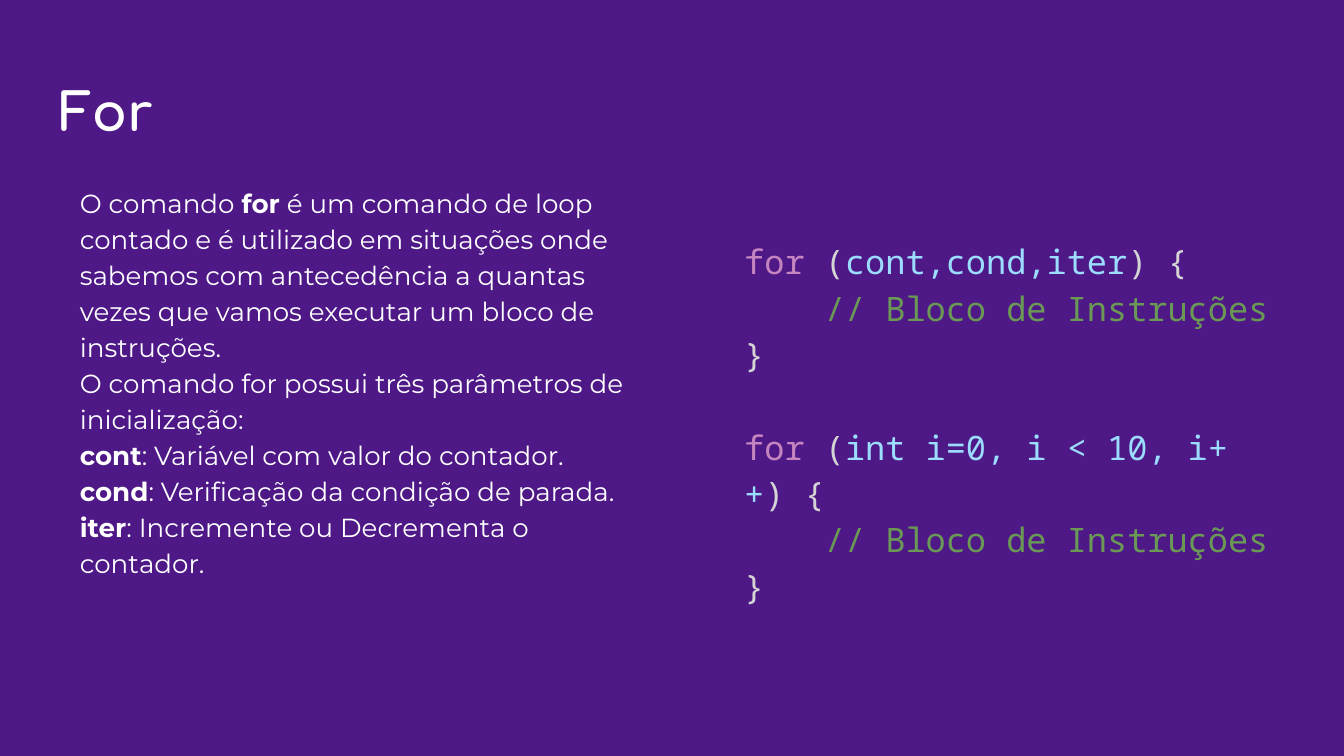
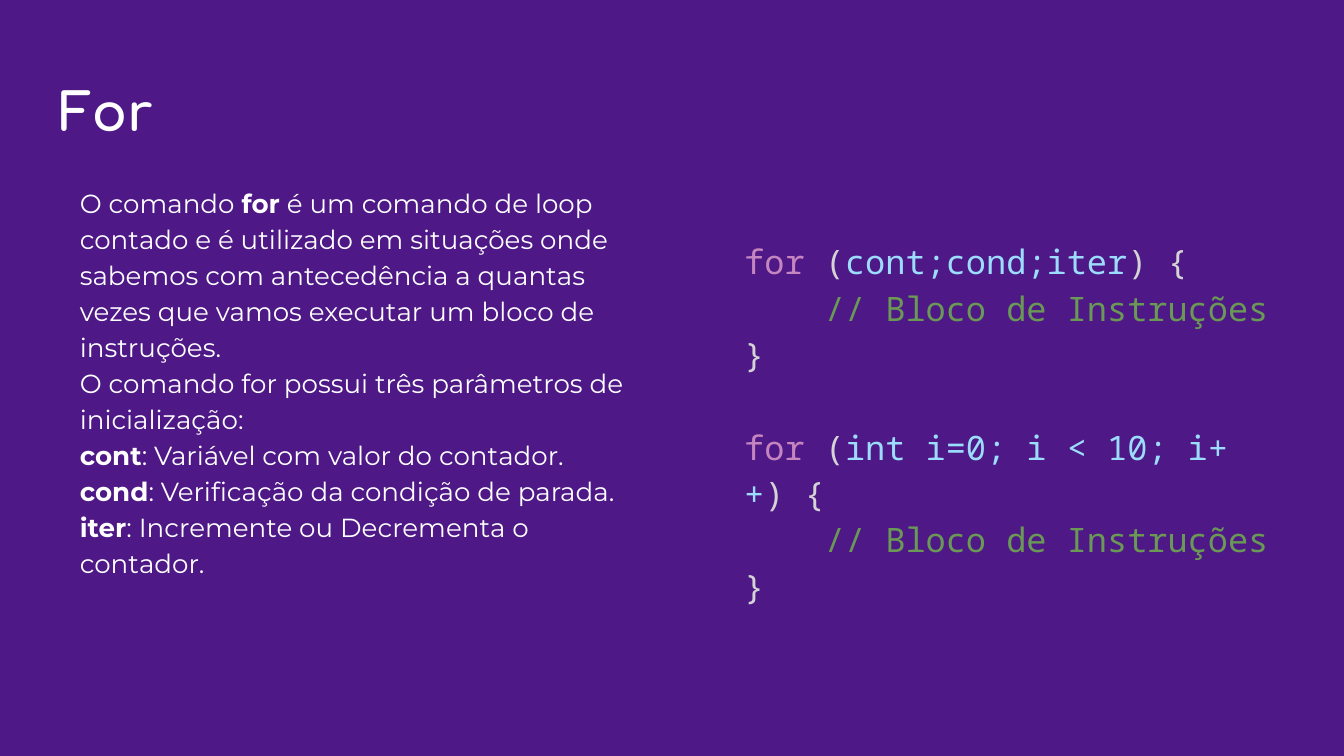
Before and after one commit to senai-desenvolvimento/2s2019-t1, a slide deck: slide 48 of [SENAI_1T2S2019] SPRINT 3 - Prog.pptx. Drawn at 1344x756 pixels with LibreOffice and Linux fonts; fonts in the diff are those of the drawing. Boxes give left, top, right and bottom in pixels: in the first picture for what was removed or moved away, otherwise in the second. Text is boxed around its words. In the diff, an @@ line names an element or a change of style, - is before the commit and + after.

Commit message:
Correção Slide For

```diff
--- a/[SENAI_1T2S2019] SPRINT 3 - Prog.pptx
+++ b/[SENAI_1T2S2019] SPRINT 3 - Prog.pptx
@@ text at box(744, 248, 1148, 280): text changed @@
-for (cont,cond,iter) {
+for (cont;cond;iter) {
@@ text at box(744, 434, 1228, 466): text changed @@
-for (int i=0, i < 10, i++) {
+for (int i=0; i < 10; i++) {
```
